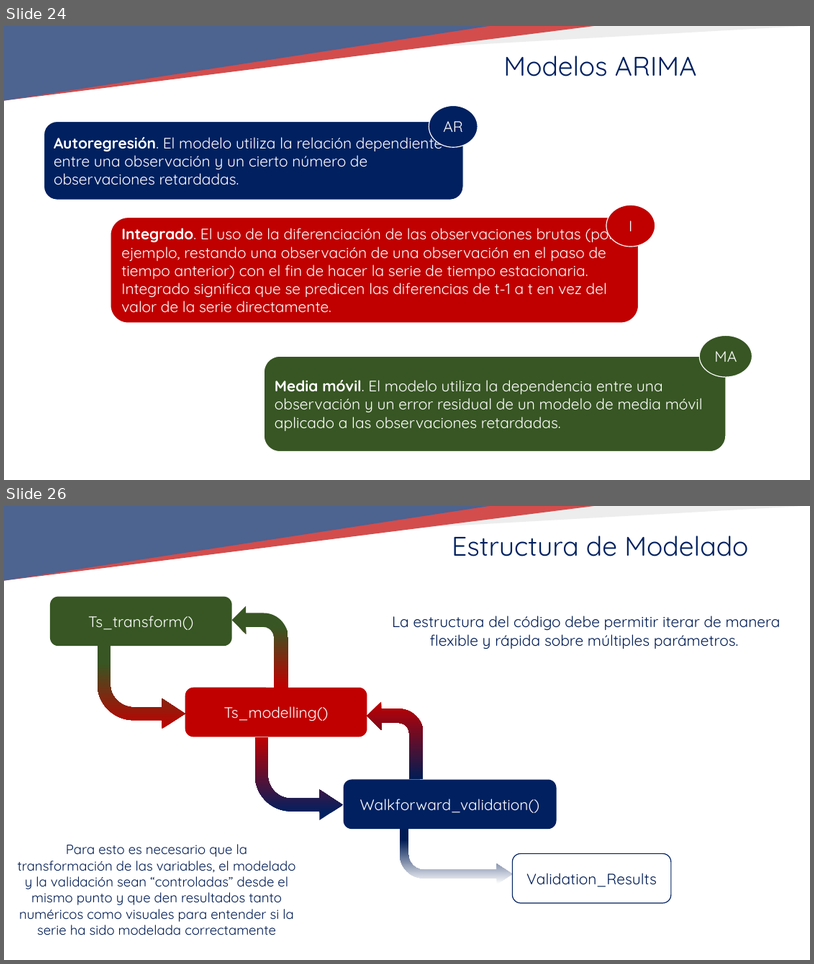
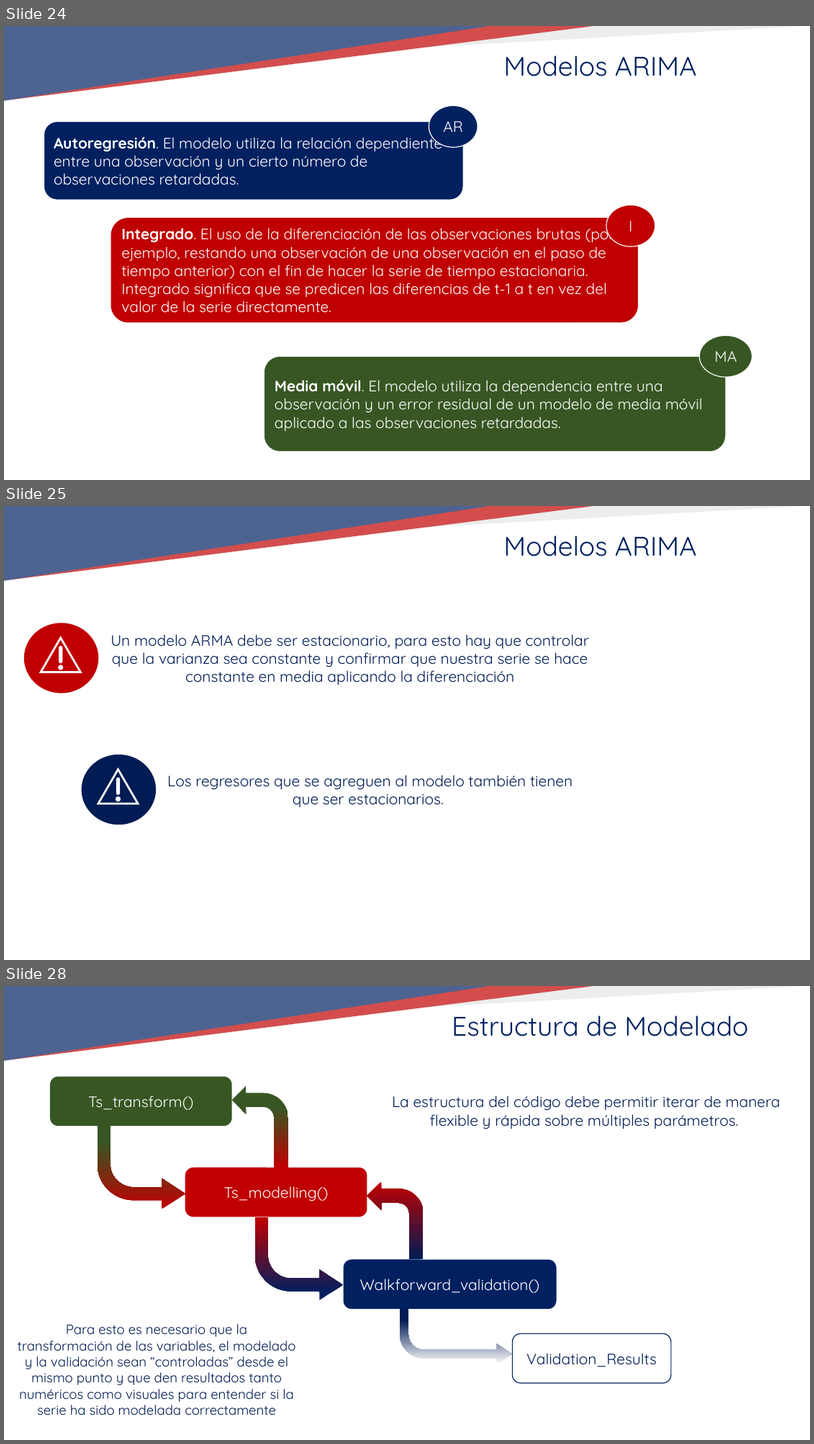
Before and after one commit to TeresaLS/timeseries_lab, a slide deck: 03_BASIC_MODELLING/03_BASIC_MODELLING.pptx. Shown one above the other, each under a label of ours: slides 24 and 26 before the commit, slides 24, 25 and 28 after it; the slides between them are not shown. The pictures are 814x964 and 814x1444 pixels, drawn with LibreOffice and Linux fonts; fonts in the diff are those of the drawing; background and template pictures are left out. Boxes give left, top, right and bottom in pixels: in the first picture for what was removed or moved away, otherwise in the second. Text is boxed around its words. In the diff, an @@ line names an element or a change of style, - is before the commit and + after.

Commit message:
Se completa la presentación con cambios de ARIMA y Prophet y se arreglan los fallos del modelo Prophet en el código

```diff
--- a/03_BASIC_MODELLING/03_BASIC_MODELLING.pptx
+++ b/03_BASIC_MODELLING/03_BASIC_MODELLING.pptx
@@ slide 25 added at <box>4,506,810,960</box>, background #FFFFFF; not listed: 4 template elements that a slide beside it also shows @@
@@ text added at <box>504,536,697,556</box>, 32 pt, text #002060 @@
+Modelos ARIMA
@@ ellipse added at <box>24,623,98,693</box>, fill #C00000 @@
@@ text added at <box>111,634,589,685</box>, 18 pt, text #001C54 @@
+Un modelo ARMA debe ser estacionario, para esto hay que controlar que la varianza sea constante y confirmar que nuestra serie se hace constante en media aplicando la diferenciación
@@ freeform shape added at <box>40,636,82,672</box>, fill #FFFFFF, outline #FFFFFF 1 pt @@
@@ ellipse added at <box>82,754,156,825</box>, fill #001C54 @@
@@ freeform shape added at <box>97,768,139,803</box>, fill #FFFFFF, outline #FFFFFF 1 pt @@
@@ text added at <box>167,775,573,807</box>, 18 pt, text #001C54 @@
+Los regresores que se agreguen al modelo también tienen que ser estacionarios.
@@ what was slide 26 is now slide 28 @@
```
Also in this commit, not shown: 1 slide changed, 1 other slide added, 24 other files.
